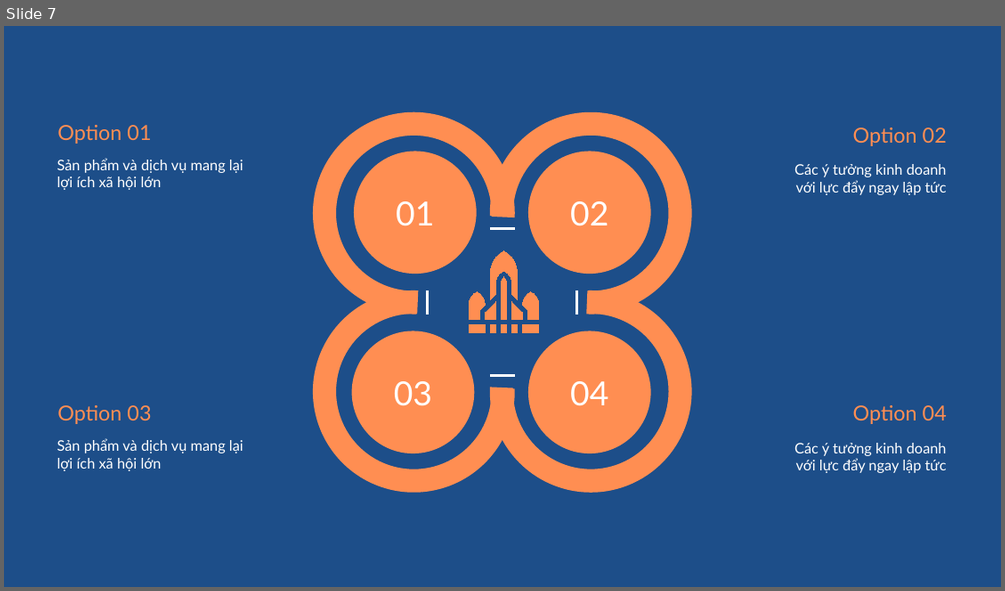
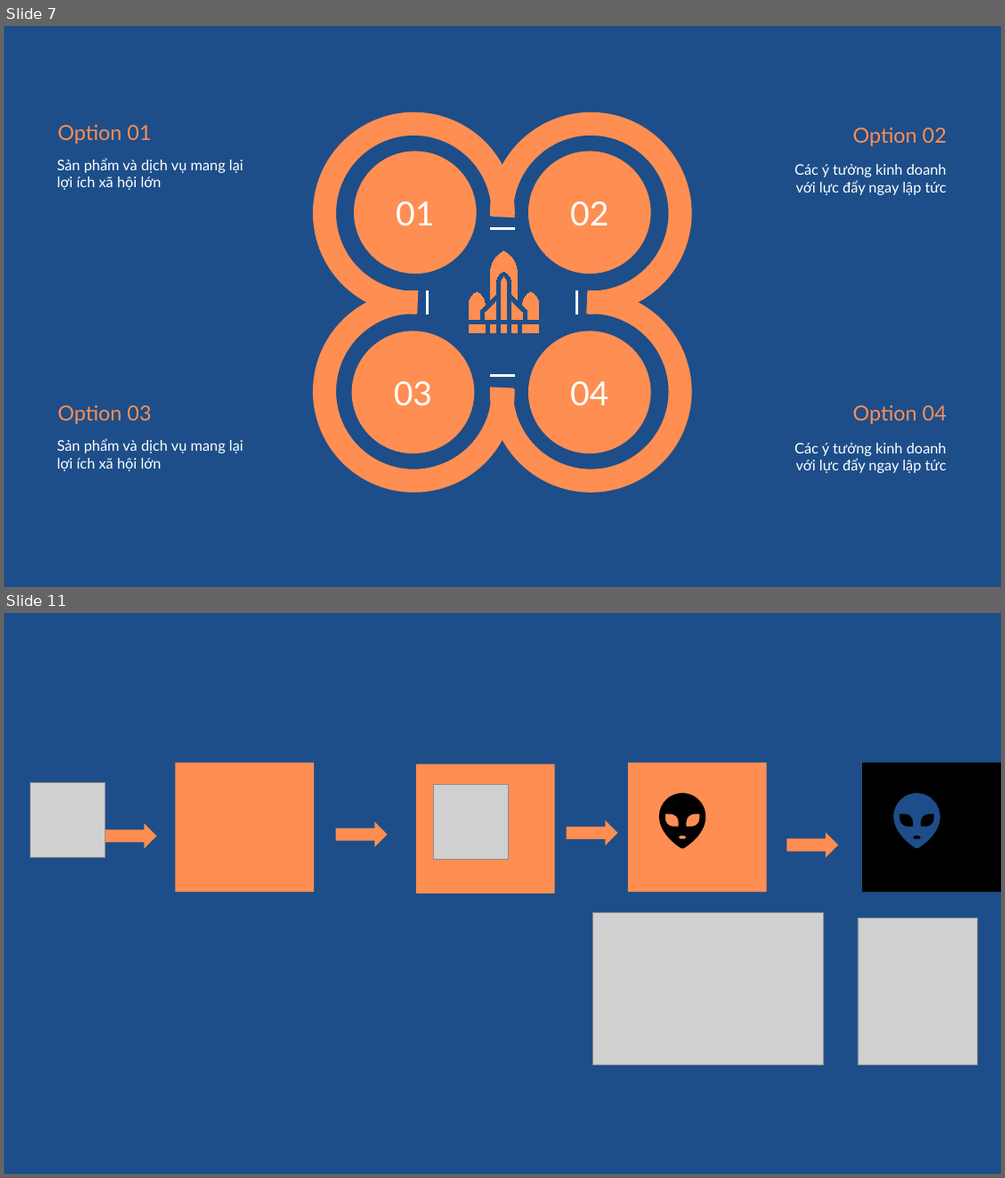
Before and after one commit to tranthanhbinh2603/PPTmasterclassV6_Powerpoint_from_A_to_Z, a slide deck: Khoá 2/Bài 53/Học liệu Infographic.pptx. Shown one above the other, each under a label of ours: slide 7 before the commit, slides 7 and 11 after it; the slides between them are not shown. The pictures are 1005x591 and 1005x1178 pixels, drawn with LibreOffice and Linux fonts; fonts in the diff are those of the drawing; grey boxes stand for pictures. Boxes give left, top, right and bottom in pixels: in the first picture for what was removed or moved away, otherwise in the second. Text is boxed around its words. In the diff, an @@ line names an element or a change of style, - is before the commit and + after.

```diff
--- a/Khoá 2/Bài 53/Học liệu Infographic.pptx
+++ b/Khoá 2/Bài 53/Học liệu Infographic.pptx
@@ slide 11 added at (4,613,1001,1174), background #1D4E89 @@
@@ rectangle added at (175,763,314,892), fill #FF8E52 @@
@@ rectangle added at (416,764,554,893), fill #FF8E52 @@
@@ rectangle added at (628,763,766,892), fill #FF8E52 @@
@@ freeform shape added at (863,763,1001,892), fill #000000 @@
@@ picture added at (30,783,105,858) @@
@@ picture added at (433,784,508,859) @@
@@ freeform shape added at (659,793,705,849), fill #000000 @@
@@ right arrow added at (105,823,156,849), fill #FF8E52 @@
@@ right arrow added at (336,821,388,847), fill #FF8E52 @@
@@ right arrow added at (566,820,618,845), fill #FF8E52 @@
@@ right arrow added at (787,832,839,858), fill #FF8E52 @@
@@ picture added at (592,912,823,1064) @@
@@ picture added at (858,917,978,1064) @@
```
Also in this commit, not shown: 3 other slides added, 10 slides removed, 1 other file.
